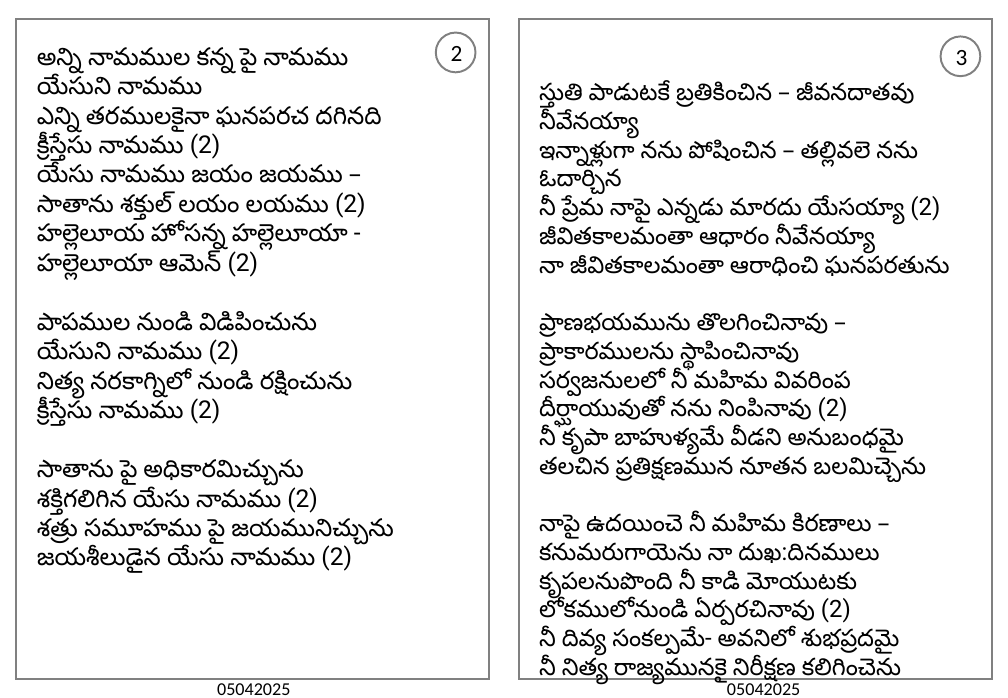
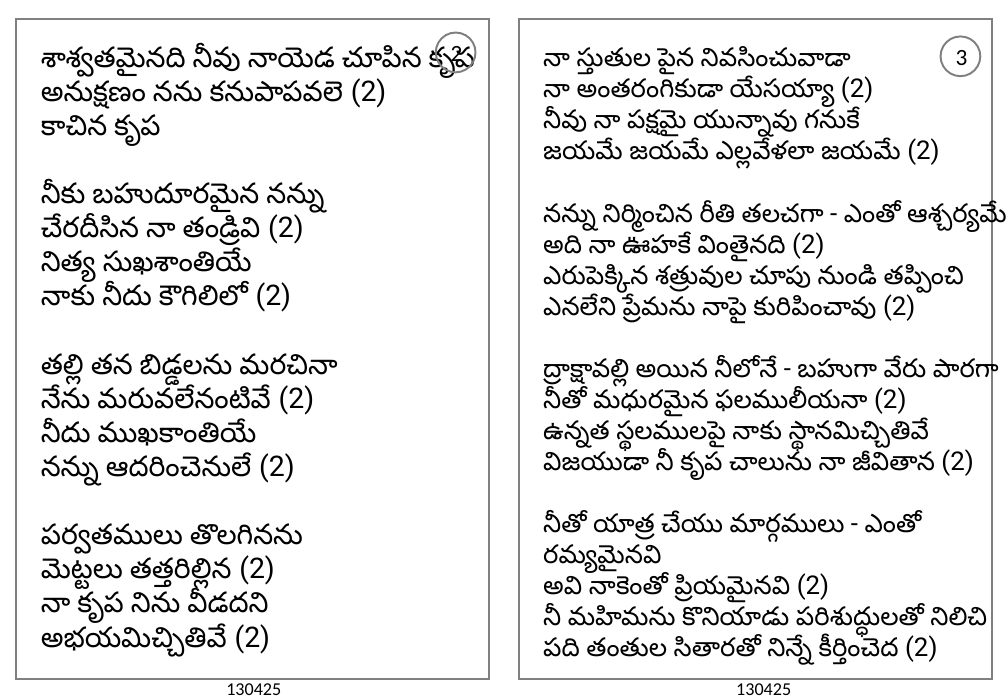
Before and after one commit to venu-webdev/songsDb, a slide deck: slide 2 of songsTemplate.pptx. Drawn at 1008x698 pixels with LibreOffice and Linux fonts; fonts in the diff are those of the drawing. Boxes give left, top, right and bottom in pixels: in the first picture for what was removed or moved away, otherwise in the second. Text is boxed around its words. In the diff, an @@ line names an element or a change of style, - is before the commit and + after.

```diff
--- a/songsTemplate.pptx
+++ b/songsTemplate.pptx
@@ text at <box>41,45,475,657</box>: text changed; size 19 to 22 pt @@
-అన్ని నామముల కన్న పై నామము
-యేసుని నామము
-ఎన్ని తరములకైనా ఘనపరచ దగినది
-క్రీస్తేసు నామము (2)
-యేసు నామము జయం జయము –
-సాతాను శక్తుల్ లయం లయము (2)
-హల్లెలూయ హోసన్న హల్లెలూయా -
-హల్లెలూయా ఆమెన్ (2)
-పాపముల నుండి విడిపించును
-యేసుని నామము (2)
-నిత్య నరకాగ్నిలో నుండి రక్షించును
-క్రీస్తేసు నామము (2)
-సాతాను పై అధికారమిచ్చును
-శక్తిగలిగిన యేసు నామము (2)
-శత్రు సమూహము పై జయమునిచ్చును
-జయశీలుడైన యేసు నామము (2)
+శాశ్వతమైనది నీవు నాయెడ చూపిన కృప
+అనుక్షణం నను కనుపాపవలె (2)
+కాచిన కృప
+నీకు బహుదూరమైన నన్ను
+చేరదీసిన నా తండ్రివి (2)
+నిత్య సుఖశాంతియే
+నాకు నీదు కౌగిలిలో (2)
+తల్లి తన బిడ్డలను మరచినా
+నేను మరువలేనంటివే (2)
+నీదు ముఖకాంతియే
+నన్ను ఆదరించెనులే (2)
+పర్వతములు తొలగినను
+మెట్టలు తత్తరిల్లిన (2)
+నా కృప నిను వీడదని
+అభయమిచ్చితివే (2)
@@ text at <box>543,47,1007,657</box>: text changed; size 18.5 to 20 pt @@
-స్తుతి పాడుటకే బ్రతికించిన – జీవనదాతవు నీవేనయ్యా
-ఇన్నాళ్లుగా నను పోషించిన – తల్లివలె నను ఓదార్చిన
-నీ ప్రేమ నాపై ఎన్నడు మారదు యేసయ్యా (2)
-జీవితకాలమంతా ఆధారం నీవేనయ్యా
-నా జీవితకాలమంతా ఆరాధించి ఘనపరతును
-ప్రాణభయమును తొలగించినావు –
-ప్రాకారములను స్థాపించినావు
-సర్వజనులలో నీ మహిమ వివరింప
-దీర్ఘాయువుతో నను నింపినావు (2)
-నీ కృపా బాహుళ్యమే వీడని అనుబంధమై
-తలచిన ప్రతిక్షణమున నూతన బలమిచ్చెను
-నాపై ఉదయించె నీ మహిమ కిరణాలు –
-కనుమరుగాయెను నా దుఖ:దినములు
-కృపలనుపొంది నీ కాడి మోయుటకు
-లోకములోనుండి ఏర్పరచినావు (2)
-నీ దివ్య సంకల్పమే- అవనిలో శుభప్రదమై
-నీ నిత్య రాజ్యమునకై నిరీక్షణ కలిగించెను
+నా స్తుతుల పైన నివసించువాడా
+నా అంతరంగికుడా యేసయ్యా (2)
+నీవు నా పక్షమై యున్నావు గనుకే
+జయమే జయమే ఎల్లవేళలా జయమే (2)
+నన్ను నిర్మించిన రీతి తలచగా - ఎంతో ఆశ్చర్యమే
+అది నా ఊహకే వింతైనది (2)
+ఎరుపెక్కిన శత్రువుల చూపు నుండి తప్పించి
+ఎనలేని ప్రేమను నాపై కురిపించావు (2)
+ద్రాక్షావల్లి అయిన నీలోనే - బహుగా వేరు పారగా
+నీతో మధురమైన ఫలములీయనా (2)
+ఉన్నత స్థలములపై నాకు స్థానమిచ్చితివే
+విజయుడా నీ కృప చాలును నా జీవితాన (2)
+నీతో యాత్ర చేయు మార్గములు - ఎంతో రమ్యమైనవి
+అవి నాకెంతో ప్రియమైనవి (2)
+నీ మహిమను కొనియాడు పరిశుద్ధులతో నిలిచి
+పది తంతుల సితారతో నిన్నే కీర్తించెద (2)
@@ text at <box>226,683,281,695</box>: text changed @@
-05042025
+130425
@@ text at <box>736,683,791,695</box>: text changed @@
-05042025
+130425
```
Also in this commit, not shown: 1 other slide changed, 6 other files.
